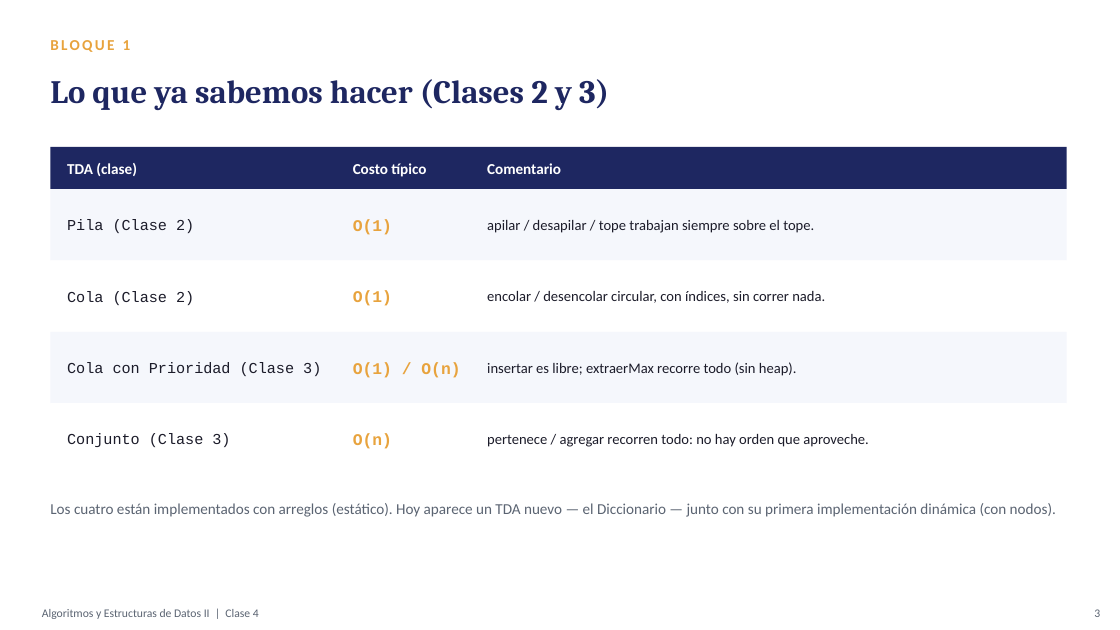
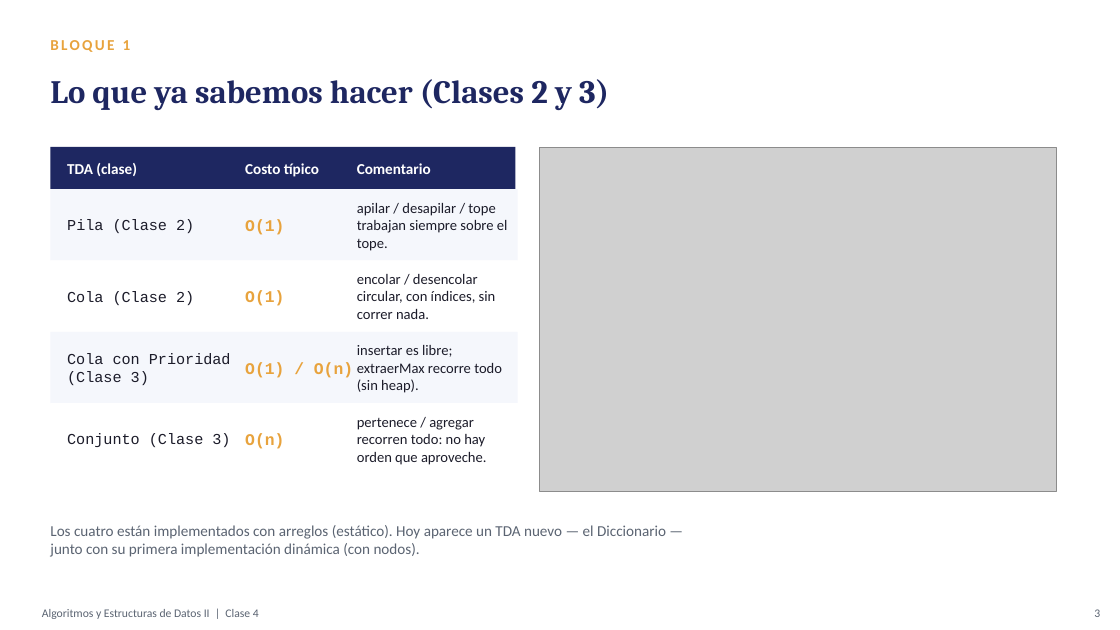
Before and after one commit to coedomaximiliano/UADE-PII-2026-2, a slide deck: slide 4 of CLASES/CLASE 05 31-08/Clase4.pptx. Drawn at 1120x630 pixels with LibreOffice and Linux fonts; fonts in the diff are those of the drawing; grey boxes stand for pictures. Boxes give left, top, right and bottom in pixels: in the first picture for what was removed or moved away, otherwise in the second. Text is boxed around its words. In the diff, an @@ line names an element or a change of style, - is before the commit and + after.

Commit message:
actualización clase 4 y tps

```diff
--- a/CLASES/CLASE 05 31-08/Clase4.pptx
+++ b/CLASES/CLASE 05 31-08/Clase4.pptx
@@ rectangle: place and size @@
-rectangle at (50, 147, 1067, 189)
+rectangle at (50, 147, 516, 189)
@@ text "Comentario": place and size @@
-text "Comentario" at (487, 163, 561, 174)
+text "Comentario" at (357, 163, 431, 174)
@@ picture added at (540, 147, 1057, 491) @@
@@ rectangle: place and size @@
-rectangle at (50, 189, 1067, 260)
+rectangle at (50, 189, 518, 260)
@@ text "apilar / desapilar / tope ..." rewrapped from (487, 220, 814, 233) to (357, 203, 508, 251) @@
@@ rectangle: place and size @@
-rectangle at (50, 260, 1067, 332)
+rectangle at (50, 260, 518, 332)
@@ text "encolar / desencolar circular, con ..." rewrapped from (487, 291, 825, 303) to (357, 274, 496, 319) @@
@@ rectangle: place and size @@
-rectangle at (50, 332, 1067, 403)
+rectangle at (50, 332, 518, 403)
@@ text at (67, 353, 231, 385): text changed @@
-Cola con Prioridad (Clase 3)
+Cola con Prioridad
+(Clase 3)
@@ text "insertar es libre; extraerMax recorre ..." rewrapped from (487, 362, 797, 376) to (357, 345, 502, 393) @@
@@ rectangle: place and size @@
-rectangle at (50, 403, 1067, 475)
+rectangle at (50, 403, 737, 475)
@@ 5 texts: place and size @@
-5 texts at (353, 163, 460, 449)
+5 texts at (245, 163, 353, 449)
@@ text "pertenece / agregar recorren todo: ..." rewrapped from (487, 434, 868, 447) to (357, 418, 486, 465) @@
@@ text "Los cuatro están implementados con ..." rewrapped from (50, 503, 1056, 517) to (50, 525, 666, 557) @@
```
Also in this commit, not shown: 2 other slides changed, 2 other files.
